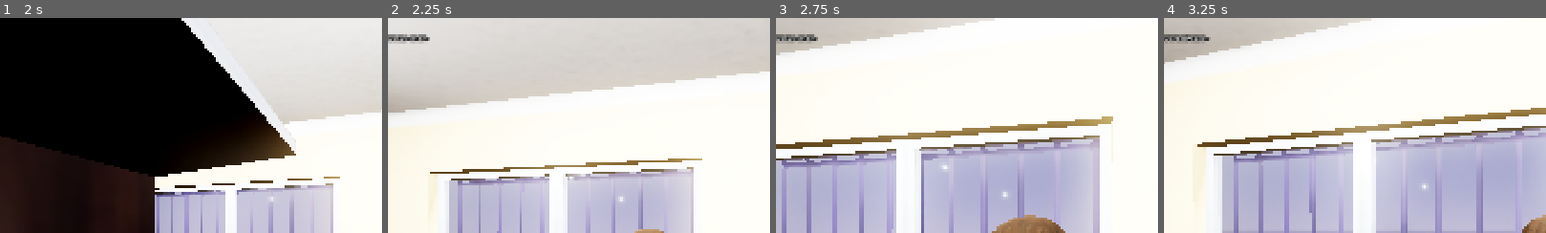
Above: before the commit, frames 1-4 (left to right).
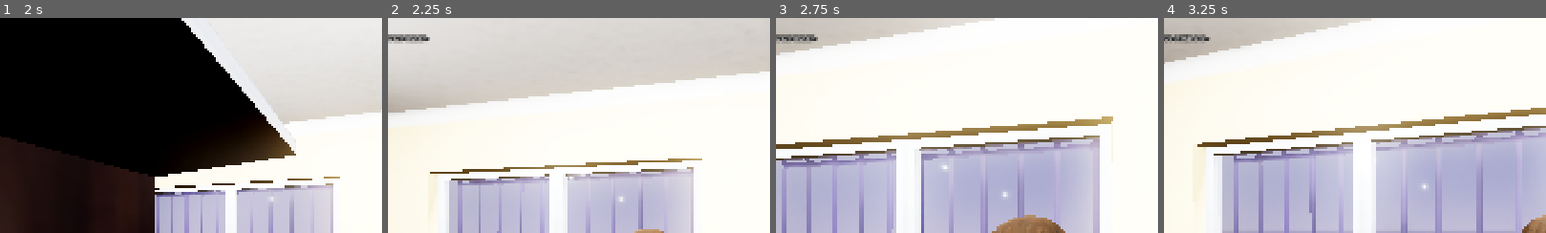
Above: after the commit, the same moments.

Repository: takanazwa5/ProjektMonopolowy
Game: Godot game, scene res://scenes/game/game.tscn
Two runs of this game, one before a commit and one after it. Both use one fixed random seed, a clock stepped at 60 frames per second and the inputs below.
Inputs (mouse positions are % of the whole screen's width and height, from its top left):
- Up to frame 1 (2 s): tap Enter at 0.5 s; move the mouse to (55, 50) at 0.52 s; hold E (interact) 0.53-1.28 s; hold W (walk_forward) from 0.53 s (still down); click (55, 50) at 0.67 s; move the mouse to (45, 50) at 1.27 s; tap Ctrl (crouch) at 1.35 s; tap E (interact) at 1.55 s
- Up to frame 2 (2.25 s): keep holding W (walk_forward); move the mouse to (52, 48) at 2.02 s; hold G (drop_item) from 2.03 s (still down)
- Up to frame 3 (2.75 s): keep holding W (walk_forward); keep holding G (drop_item); tap E (interact) at 2.3 s
- Up to frame 4 (3.25 s): keep holding W (walk_forward); move the mouse to (49, 52) at 2.77 s; release G (drop_item) at 2.78 s; tap E (interact) at 2.85 s; click (49, 52) at 2.92 s
The pictures show only the part of the screen within x 15-65%, y 0-50%; the shares and areas given below are measured in that part.

Frame 1 is identical in both runs. In frame 2, less than 0.1% of the frame differs, in the area x 2-8%, y 7-12%; in frame 3, less than 0.1%; in frame 4, less than 0.1%, in the area x 2-10%, y 7-11%.

Commit message:
Move player control lock to player script during item preview
Shifted the logic for disabling and enabling player movement and camera control during item preview from ItemPreview to the Player script. This centralizes player state management and connects the relevant signals in Player._ready().

Diff:
--- a/features/player/item_preview.gd
+++ b/features/player/item_preview.gd
@@ -1,11 +1,11 @@
 class_name ItemPreview extends Node3D
 
 
-var current_item : Item
+var current_item: Item
 var can_rotate: bool = false
 
 
-@onready var item_rig : Node3D = %ItemRig
+@onready var item_rig: Node3D = %ItemRig
 
 
 func _ready() -> void:
@@ -16,25 +16,15 @@
 
 func _unhandled_input(event: InputEvent) -> void:
 
-	if not current_item is Item:
-
-		return
+	if not current_item is Item: return
 
 	if event is InputEventMouseMotion and can_rotate:
 
 		rotate_y(event.relative.x * 0.001)
 		rotate_x(event.relative.y * 0.001)
 
-
-func _unhandled_key_input(event: InputEvent) -> void:
-
-	if not current_item is Item:
-
-		return
-
 	if event.is_action_pressed(&"interact"):
 
-		#current_item.rotation = Vector3.ZERO
 		var tween : Tween = create_tween().set_trans(Tween.TRANS_CUBIC)
 		tween.tween_property(current_item, ^"transform", Transform3D(), 0.25)
 		current_item.reparent(item_rig)
@@ -46,14 +36,11 @@
 
 func _on_child_entered_tree(node: Node) -> void:
 
-	assert(node is Item)
-	position.z = clampf(node.preview_zoom, -1.0, -0.15)
-	current_item = node
-	#current_item.transform = Transform3D()
-	var tween : Tween = create_tween().set_trans(Tween.TRANS_CUBIC)
+	var item: Item = node
+	position.z = clampf(item.preview_zoom, -1.0, -0.15)
+	current_item = item
+	var tween: Tween = create_tween().set_trans(Tween.TRANS_CUBIC)
 	tween.tween_property(current_item, ^"transform", Transform3D(), 0.25)
-	GameManager.player.can_move = false
-	GameManager.player.can_move_camera = false
 	SignalBus.item_entered_preview.emit()
 	if tween.is_running(): await tween.finished
 	can_rotate = true
@@ -62,8 +49,6 @@
 func _on_child_exited_tree(_node: Node) -> void:
 
 	current_item = null
-	GameManager.player.can_move = true
-	GameManager.player.can_move_camera = true
 	can_rotate = false
 	rotation = Vector3.ZERO
 	SignalBus.item_exited_preview.emit()
--- a/features/player/player.gd
+++ b/features/player/player.gd
@@ -22,6 +22,12 @@
 func _init() -> void:
 
 	GameManager.player = self
+
+
+func _ready() -> void:
+
+	item_preview.child_entered_tree.connect(_on_item_entered_preview)
+	item_preview.child_exiting_tree.connect(_on_item_exited_preview)
 
 
 func _unhandled_input(event: InputEvent) -> void:
@@ -62,3 +68,15 @@
 		velocity.z = move_toward(velocity.z, 0.0, DECELERATION)
 
 	move_and_slide()
+
+
+func _on_item_entered_preview(_node: Node) -> void:
+
+	can_move = false
+	can_move_camera = false
+
+
+func _on_item_exited_preview(_node: Node) -> void:
+
+	can_move = true
+	can_move_camera = true
